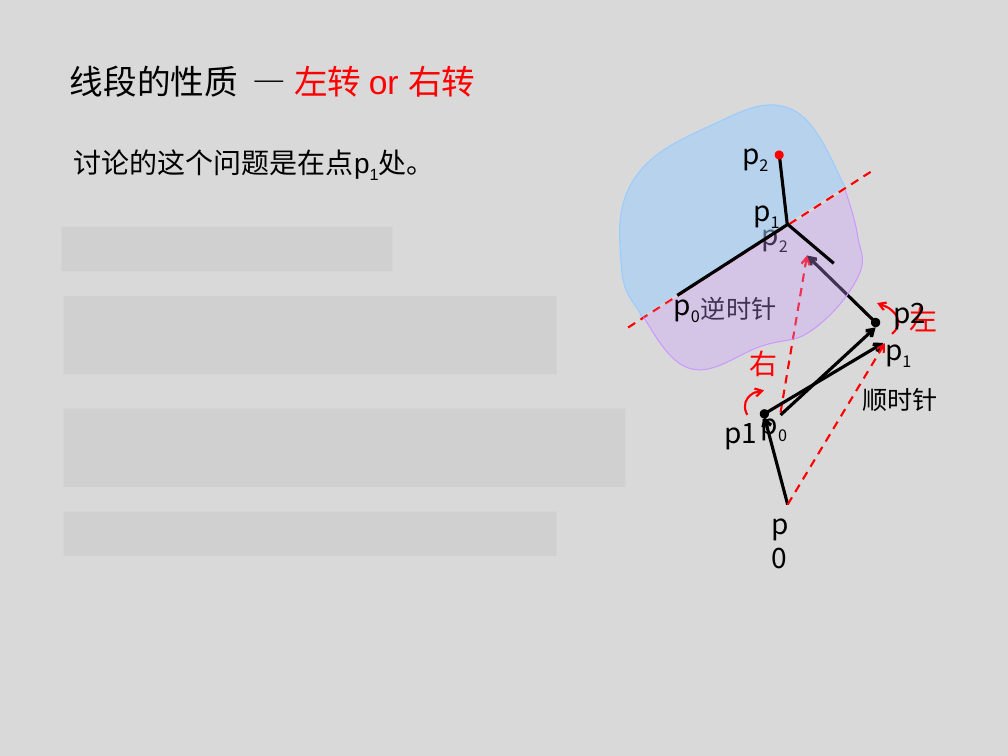
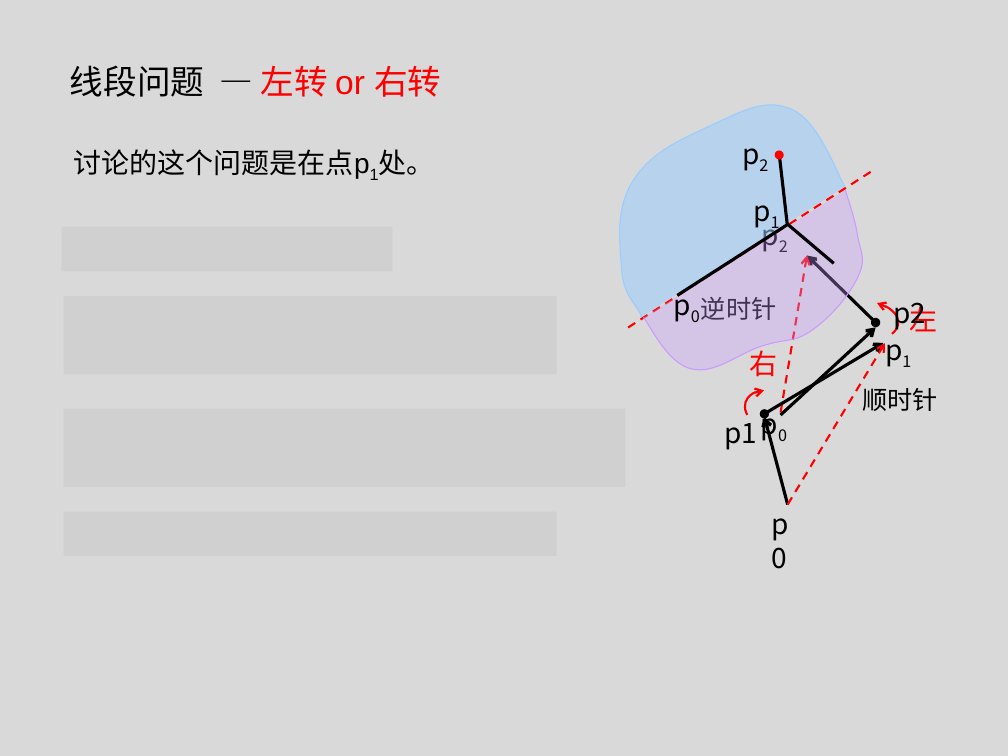
Before and after one commit to tianzhuwei/PPT, a slide deck: slide 5 of 第二讲快排+计算几何.pptx. Drawn at 1008x756 pixels with LibreOffice and Linux fonts; fonts in the diff are those of the drawing; grey boxes stand for pictures. Boxes give left, top, right and bottom in pixels: in the first picture for what was removed or moved away, otherwise in the second. Text is boxed around its words. In the diff, an @@ line names an element or a change of style, - is before the commit and + after.

```diff
--- a/第二讲快排+计算几何.pptx
+++ b/第二讲快排+计算几何.pptx
@@ text at [70,65,441,97]: text changed; text colour #000000 to #FF0000 @@
-线段的性质 — 左转 or 右转
+线段问题 — 左转 or 右转
```
Also in this commit, not shown: 5 other slides changed, 1 slide added, 1 slide removed.
